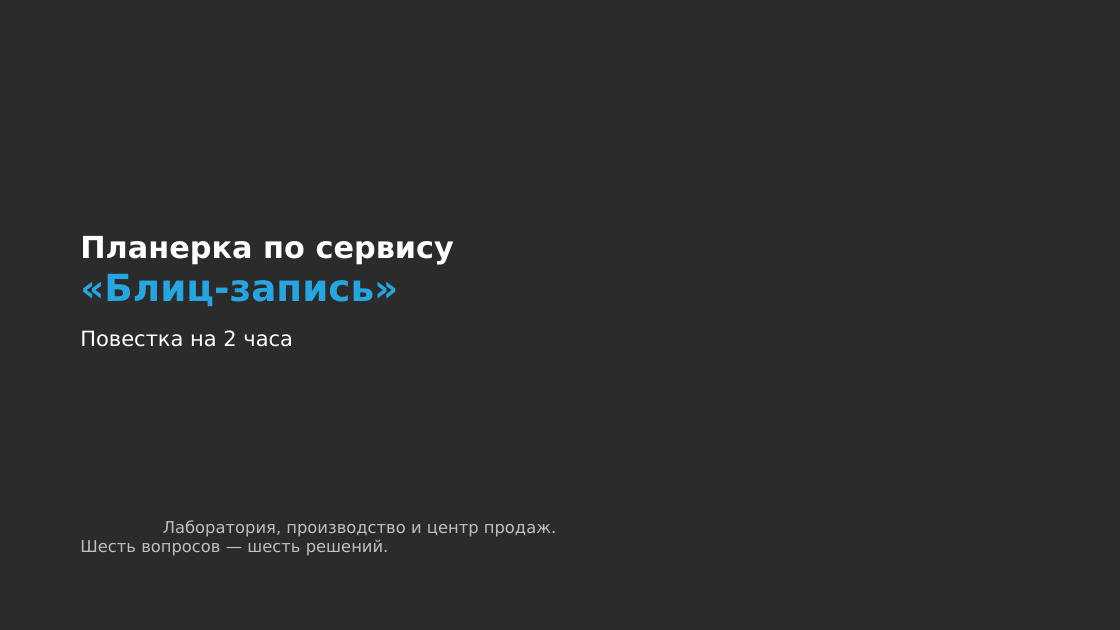
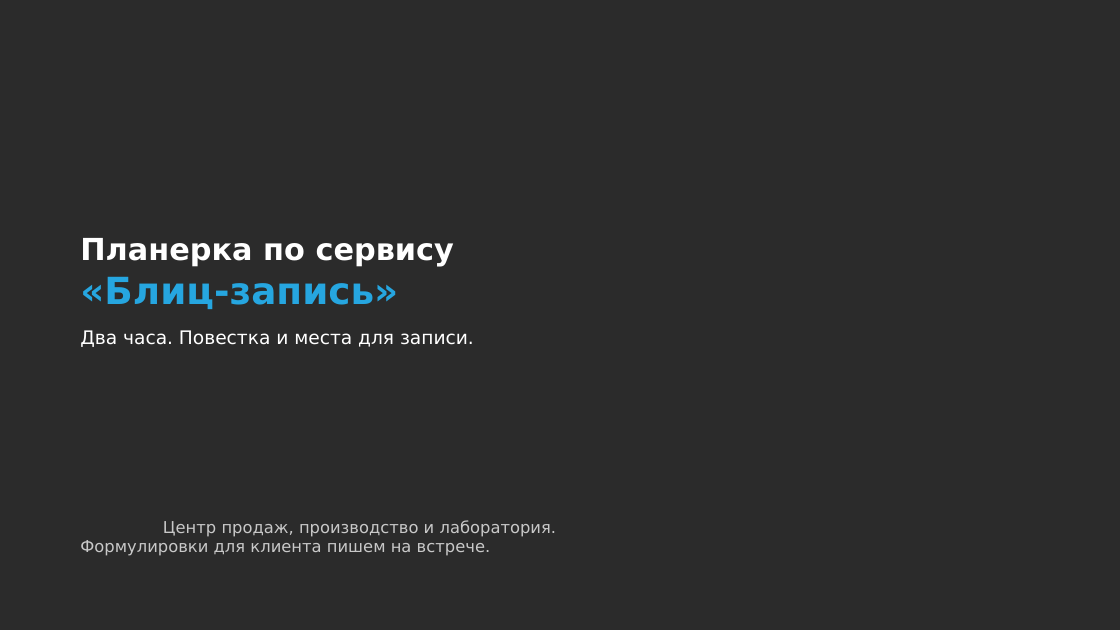
Before and after one commit to daaanilNikonov/for-lisa, a slide deck: slide 1 of presentation/Планерка_Блиц-запись_повестка.pptx. Drawn at 1120x630 pixels with LibreOffice and Linux fonts; fonts in the diff are those of the drawing; background and template pictures are left out; a plain dark background stands for a picture behind light text. Boxes give left, top, right and bottom in pixels: in the first picture for what was removed or moved away, otherwise in the second. Text is boxed around its words. In the diff, an @@ line names an element or a change of style, - is before the commit and + after.

```diff
--- a/presentation/Планерка_Блиц-запись_повестка.pptx
+++ b/presentation/Планерка_Блиц-запись_повестка.pptx
@@ title at [80,330,474,347]: text changed; size 18 to 16 pt @@
-Повестка на 2 часа
+Два часа. Повестка и места для записи.
@@ subtitle at [80,520,557,556]: text changed; text colour #BFBFBF to #C8C8C8 @@
-Лаборатория, производство и центр продаж.
-Шесть вопросов — шесть решений.
+Центр продаж, производство и лаборатория.
+Формулировки для клиента пишем на встрече.
```
Also in this commit, not shown: 2 other slides changed, 14 slides added, 14 slides removed, 1 other file.
